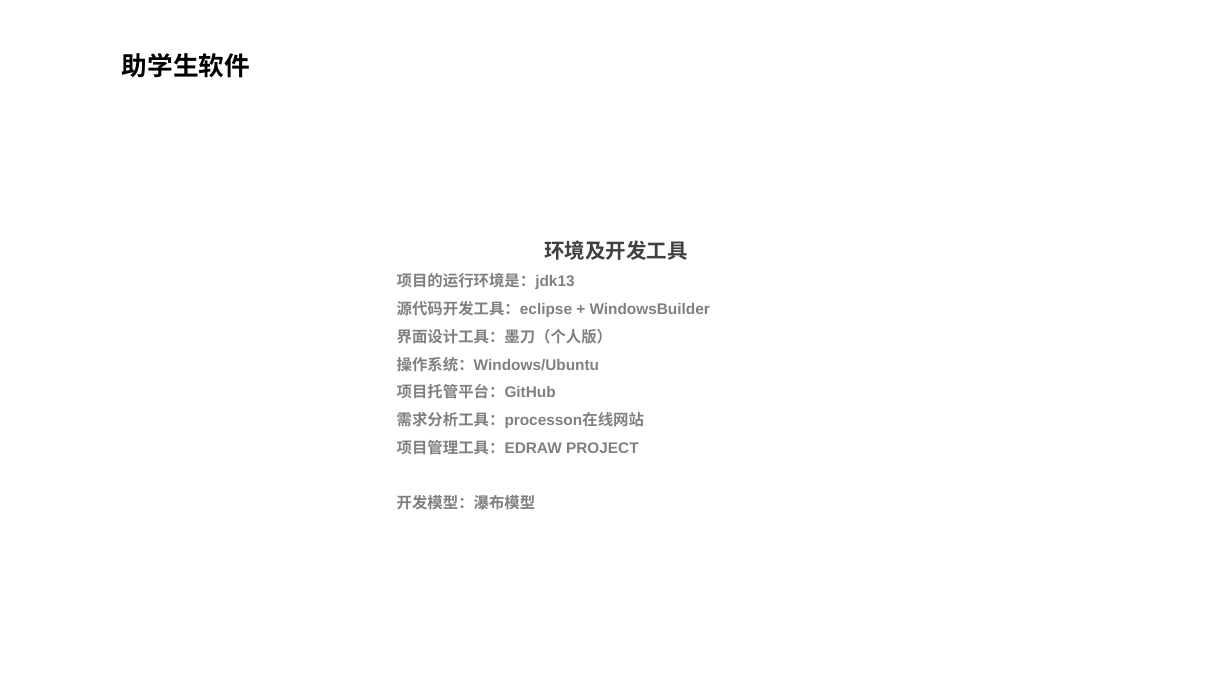
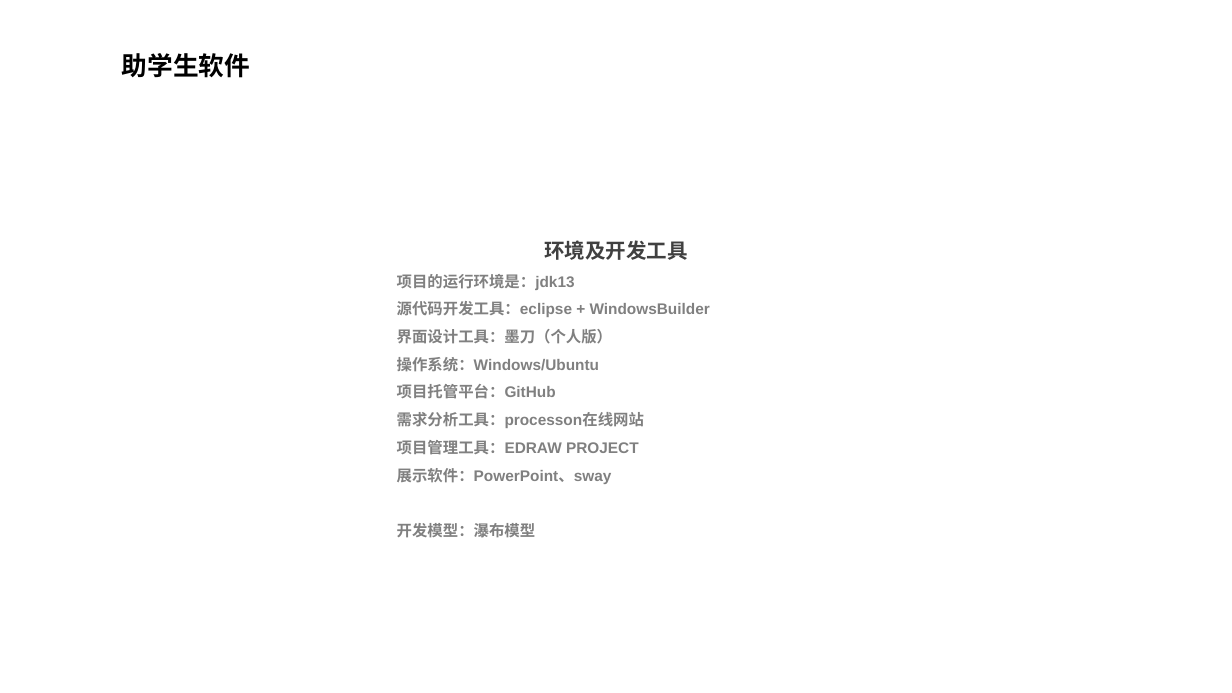
Before and after one commit to SoftwareDevelopmentPractice/DevolopingDocuments, a slide deck: slide 2 of 项目文档/需求分析.pptx. Drawn at 1232x693 pixels with LibreOffice and Linux fonts; fonts in the diff are those of the drawing; background and template pictures are left out. Boxes give left, top, right and bottom in pixels: in the first picture for what was removed or moved away, otherwise in the second. Text is boxed around its words. In the diff, an @@ line names an element or a change of style, - is before the commit and + after.

```diff
--- a/项目文档/需求分析.pptx
+++ b/项目文档/需求分析.pptx
@@ text at bbox=[397, 468, 612, 484]: paragraph added @@
+展示软件：PowerPoint、sway
```
Also in this commit, not shown: 5 other files.
